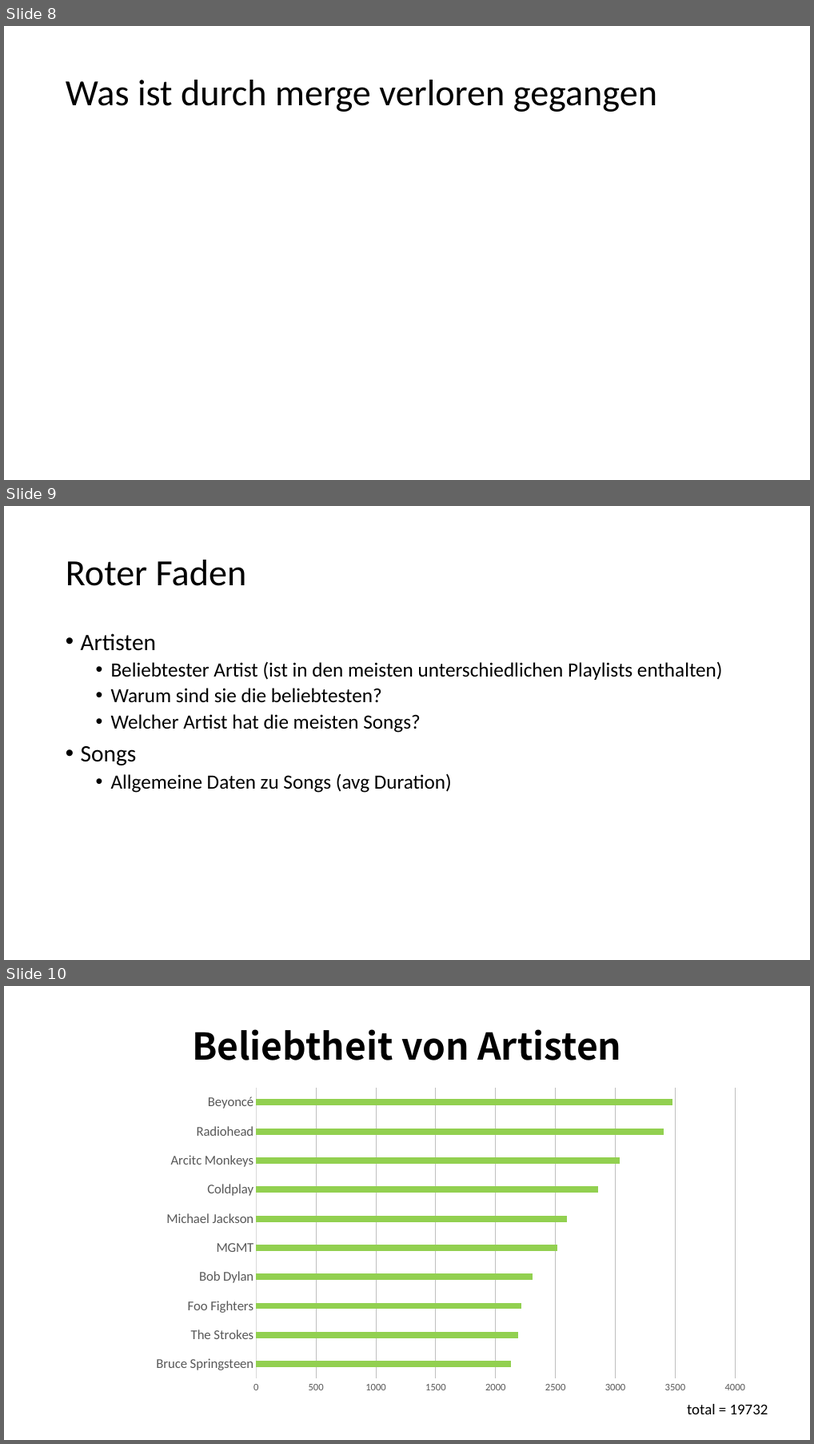
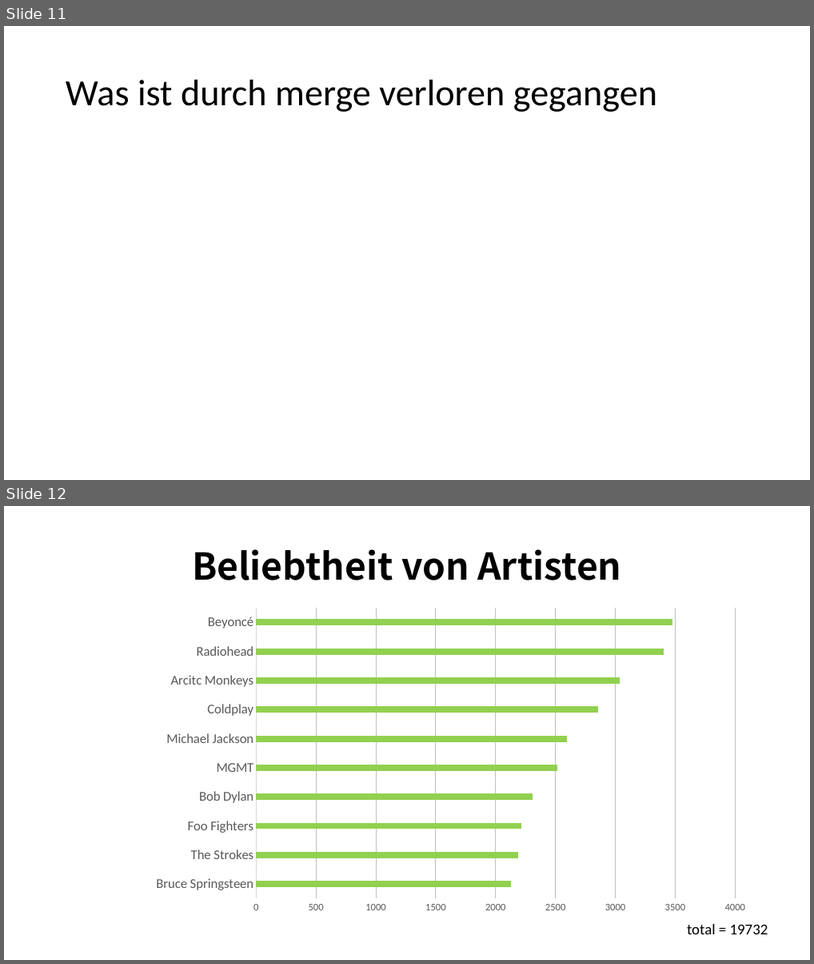
Before and after one commit to eric-kaufmann/spotify_analysis, a slide deck: spotify_analysis.pptx. Shown one above the other, each under a label of ours: slides 8, 9 and 10 before the commit, slides 11 and 12 after it. The pictures are 814x1444 and 814x964 pixels, drawn with LibreOffice and Linux fonts; fonts in the diff are those of the drawing. Boxes give left, top, right and bottom in pixels: in the first picture for what was removed or moved away, otherwise in the second. Text is boxed around its words. In the diff, an @@ line names an element or a change of style, - is before the commit and + after.

```diff
--- a/spotify_analysis.pptx
+++ b/spotify_analysis.pptx
@@ slide 9 removed at (4,506,810,960), background #FFFFFF @@
@@ title removed at (66,560,247,586) @@
-Roter Faden
@@ text removed at (81,633,723,792) @@
-• Artisten
-  • Beliebtester Artist (ist in den meisten unterschiedlichen Playlists enthalten)
-  • Warum sind sie die beliebtesten?
-  • Welcher Artist hat die meisten Songs?
-• Songs
-  • Allgemeine Daten zu Songs (avg Duration)
@@ what was slide 8 is now slide 11 @@
@@ what was slide 10 is now slide 12 @@
```
Also in this commit, not shown: 6 slides changed, 5 slides added, 2 other slides removed, 1 other file.
